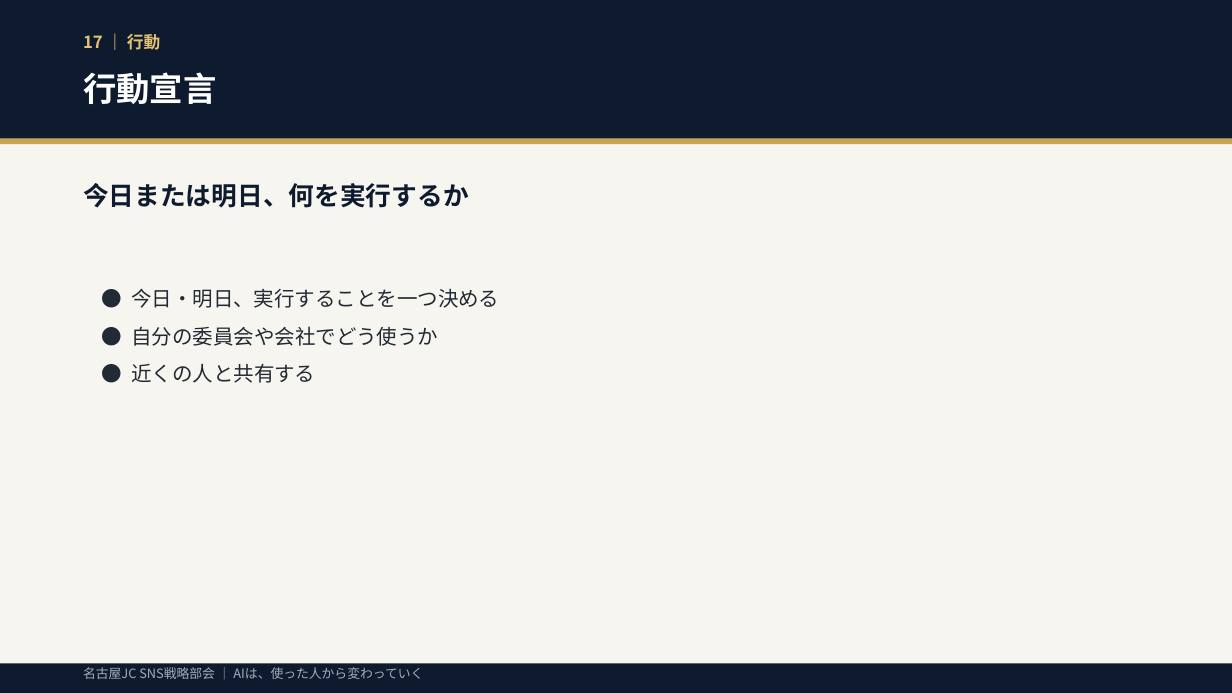
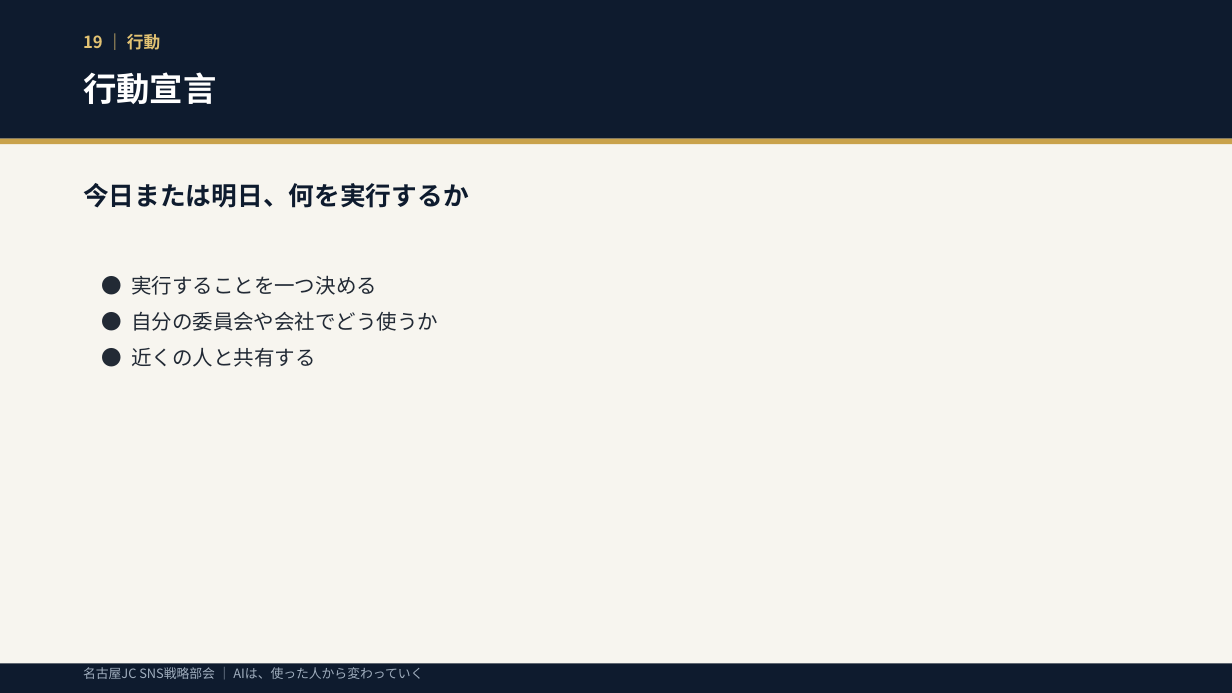
Before and after one commit to unaginobori1205/bushido-dev, a slide deck: slide 19 of ai_sns_seminar_deck.pptx (slide 17 before the commit). Drawn at 1232x693 pixels with LibreOffice and Linux fonts; fonts in the diff are those of the drawing. Boxes give left, top, right and bottom in pixels: in the first picture for what was removed or moved away, otherwise in the second. Text is boxed around its words. In the diff, an @@ line names an element or a change of style, - is before the commit and + after.

```diff
--- a/ai_sns_seminar_deck.pptx
+++ b/ai_sns_seminar_deck.pptx
@@ text at <box>83,34,160,50</box>: text changed @@
-17 ｜ 行動
+19 ｜ 行動
@@ text "● 実行することを一つ決める": place and size @@
-text "● 実行することを一つ決める" at <box>131,288,499,383</box>
+text "● 実行することを一つ決める" at <box>131,275,438,367</box>
@@ text at <box>131,275,377,295</box>: text changed @@
-● 今日・明日、実行することを一つ決める
+● 実行することを一つ決める
@@ text at <box>131,311,438,367</box>: less space between paragraphs @@
```
Also in this commit, not shown: 18 other slides changed, 2 slides added, 1 slide removed, 2 other files.
